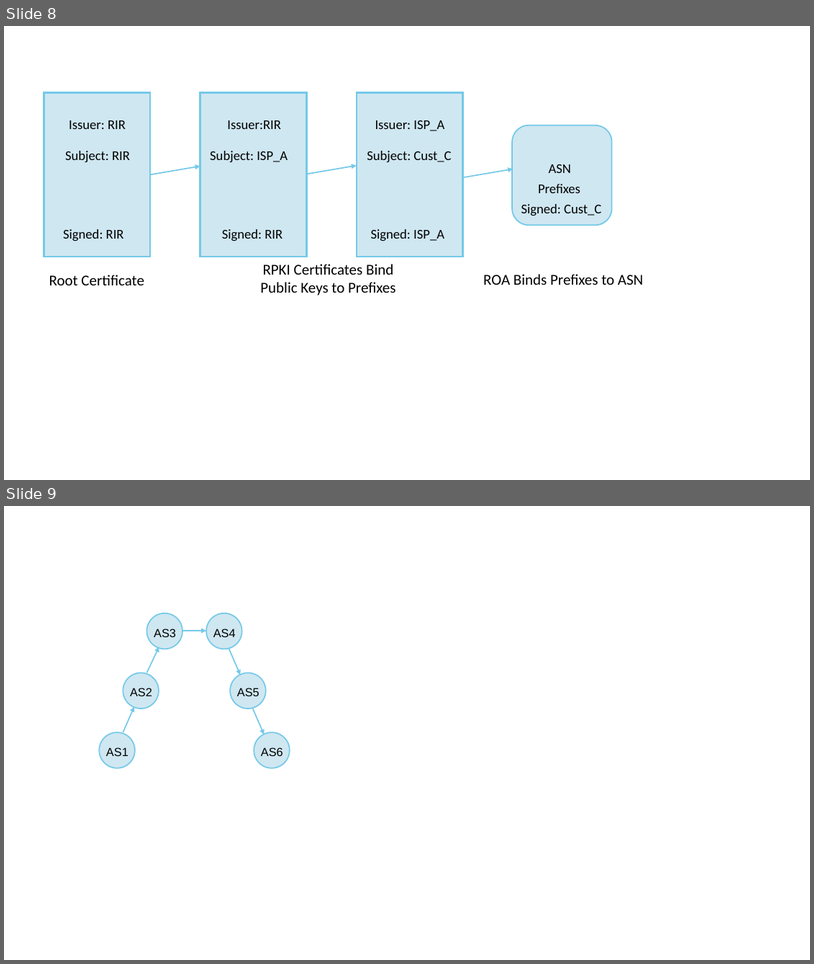
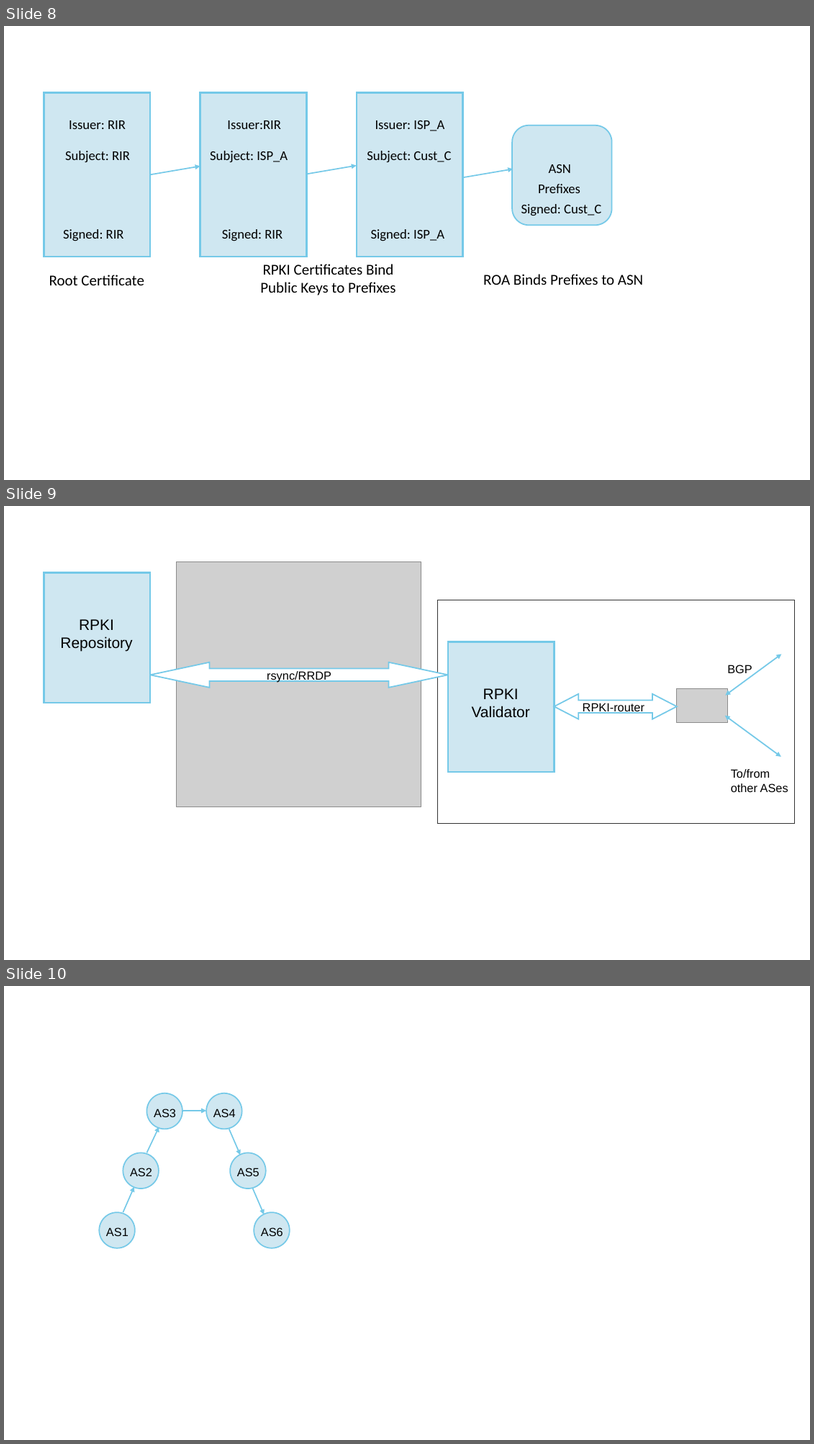
Before and after one commit to SystemsApproach/security, a slide deck: figures/SecurityFigs.odp. Shown one above the other, each under a label of ours: slides 8 and 9 before the commit, slides 8, 9 and 10 after it. The pictures are 814x964 and 814x1444 pixels, drawn with LibreOffice and Linux fonts; fonts in the diff are those of the drawing; grey boxes stand for pictures. Boxes give left, top, right and bottom in pixels: in the first picture for what was removed or moved away, otherwise in the second. Text is boxed around its words. In the diff, an @@ line names an element or a change of style, - is before the commit and + after.

Commit message:
add RPKI system figure

```diff
--- a/figures/SecurityFigs.odp
+++ b/figures/SecurityFigs.odp
@@ slide 9 added at (x1=4, y1=506, x2=810, y2=960), background #FFFFFF @@
@@ picture added at (x1=176, y1=562, x2=421, y2=807) @@
@@ rectangle added at (x1=44, y1=572, x2=150, y2=702), fill #CFE7F1, outline #75C9E8 2.15 pt @@
@@ rectangle added at (x1=82, y1=604, x2=112, y2=618), fill #CFE7F1 @@
@@ rectangle added at (x1=437, y1=600, x2=795, y2=823), outline #333333 0 pt dashed @@
@@ text added at (x1=60, y1=619, x2=132, y2=651), 18 pt, text #000000 @@
+RPKI
+Repository
@@ rectangle added at (x1=448, y1=642, x2=555, y2=772), fill #CFE7F1, outline #75C9E8 2.15 pt @@
@@ double arrow added from (725, 695) to (782, 654), #75C9E8 1.5 pt @@
@@ left right arrow added at (x1=150, y1=662, x2=449, y2=687), fill #FFFFFF, outline #75C9E8 1.5 pt @@
@@ text added at (x1=267, y1=671, x2=332, y2=682), 14 pt, text #000000 @@
+rsync/RRDP
@@ rectangle added at (x1=486, y1=673, x2=517, y2=687), fill #CFE7F1 @@
@@ text added at (x1=728, y1=664, x2=753, y2=675), 14 pt, text #000000 @@
+BGP
@@ text added at (x1=472, y1=688, x2=530, y2=718), 18 pt, text #000000 @@
+RPKI
+Validator
@@ left right arrow added at (x1=555, y1=693, x2=677, y2=719), fill #FFFFFF, outline #75C9E8 1.5 pt @@
@@ picture added at (x1=677, y1=688, x2=728, y2=723) @@
@@ text added at (x1=583, y1=703, x2=645, y2=713), 14 pt, text #000000 @@
+RPKI-router
@@ double arrow added from (725, 716) to (782, 757), #75C9E8 1.5 pt @@
@@ text added at (x1=731, y1=769, x2=789, y2=792), 14 pt, text #000000 @@
+To/from other ASes
@@ what was slide 9 is now slide 10 @@
```
Also in this commit, not shown: 1 slide changed, 3 other files.
